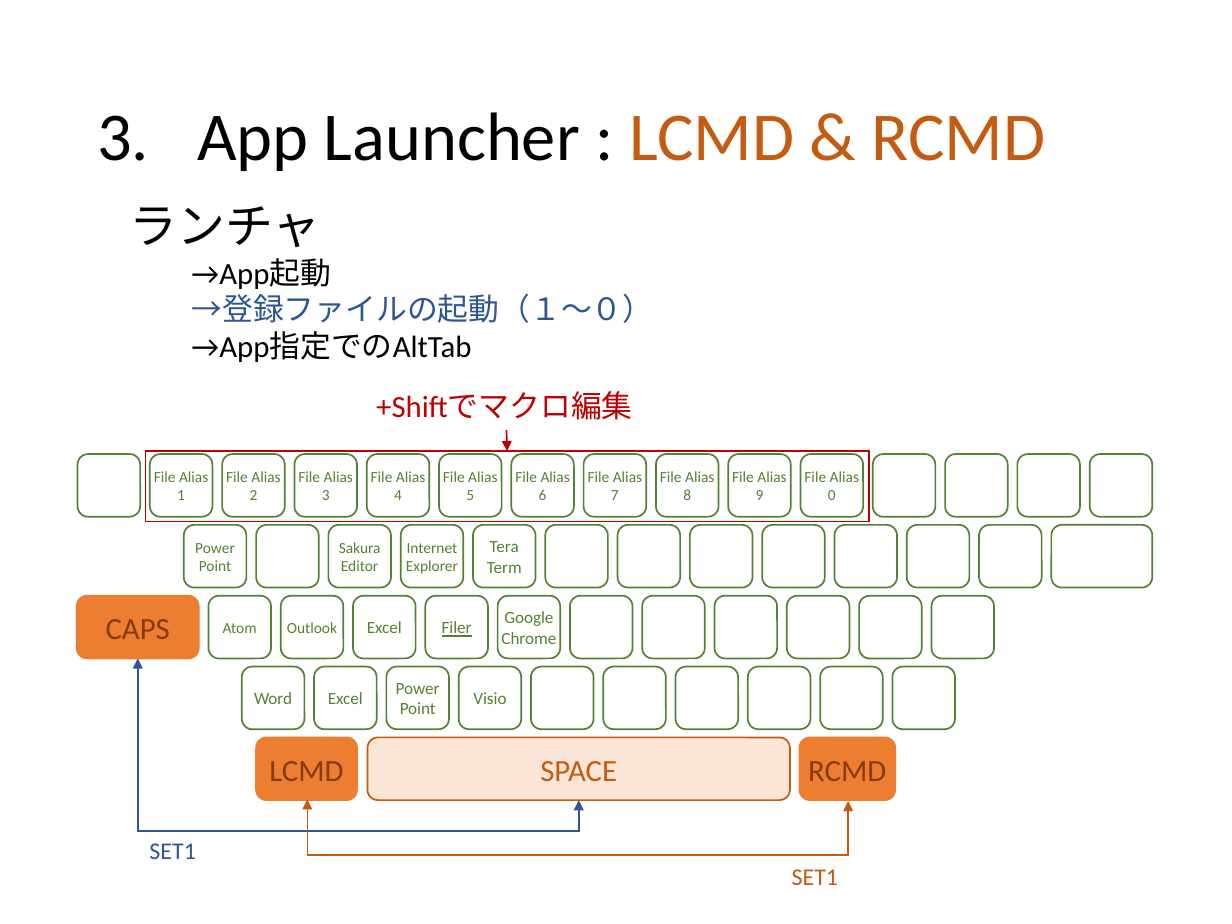
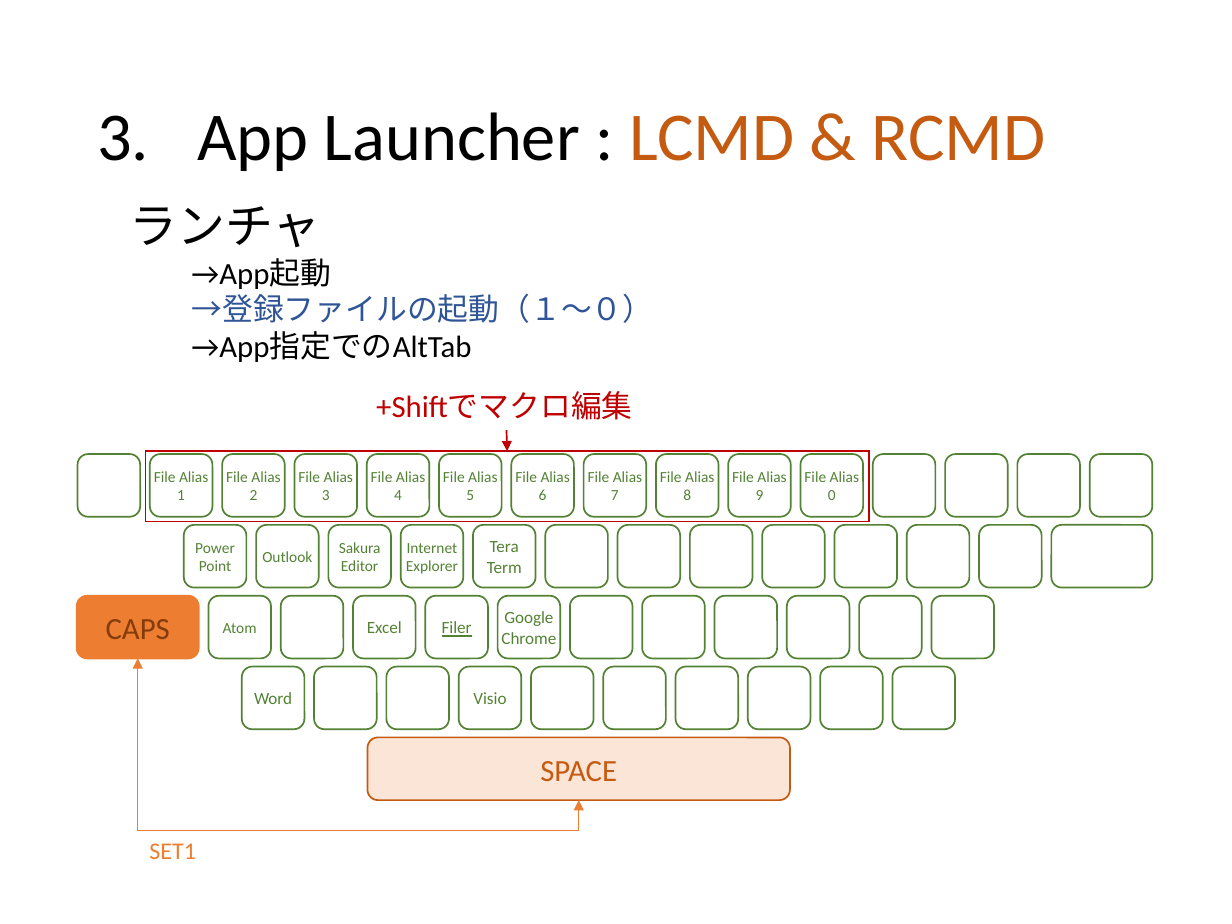
Before and after one commit to ittooo66/myAHK, a slide deck: slide 7 of MANUAL.pptx (slide 8 before the commit). Drawn at 1232x924 pixels with LibreOffice and Linux fonts; fonts in the diff are those of the drawing. Boxes give left, top, right and bottom in pixels: in the first picture for what was removed or moved away, otherwise in the second. Text is boxed around its words. In the diff, an @@ line names an element or a change of style, - is before the commit and + after.

```diff
--- a/MANUAL.pptx
+++ b/MANUAL.pptx
@@ rounded rectangle "Outlook": place and size @@
-rounded rectangle "Outlook" at (281,596,344,659)
+rounded rectangle "Outlook" at (256,525,319,588)
@@ rounded rectangle: place and size @@
-rounded rectangle at (256,525,319,588)
+rounded rectangle at (281,596,344,659)
@@ elbow double arrow (138, 658) - (579, 800): stroke #2F5597 1 pt to #ED7D31 0.5 pt @@
@@ text in rounded rectangle at (396,683,440,714): text removed @@
-Power
-Point
@@ text in rounded rectangle at (328,692,363,704): text removed @@
-Excel
@@ rounded rectangle removed at (256,738,357,801) @@
-LCMD
@@ rounded rectangle removed at (800,738,896,801) @@
-RCMD
@@ elbow double arrow removed from (308, 800) to (848, 801) @@
@@ text "SET1" at (149,843,196,859): text colour #2F5597 to #ED7D31 @@
@@ text removed at (792,869,839,885) @@
-SET1
```
Also in this commit, not shown: 1 slide removed, 1 other file.
